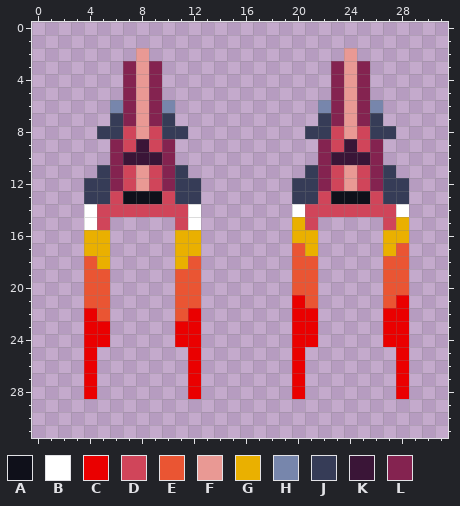
Pixel-art sprite: Assets/Jack's Art Folder/Civilian Ships/civ_racer.png. Above, as it was before the edit.
The file is 32x32 pixels.
Palette (. is transparent): A #0f101a  B #ffffff  C #ea0000  D #d0455a  E #ea5533  F #e99994  G #eab000  H #7786ac  J #363c57  K #3a1537  L #842350
Pixels before, first column x 4:
 2 ....F...............F....
 3 ...LFL.............LFL...
 4 ...LFL.............LFL...
 5 ...LFL.............LFL...
 6 ..HLFLH...........HLFLH..
 7 ..JLFLJ...........JLFLJ..
 8 .JJDFDJJ.........JJDFDJJ.
 9 ..LDKDL...........LDKDL..
10 ..LKKKL...........LKKKL..
11 .JLDFDLJ.........JLDFDLJ.
12 JJLDFDLJJ.......JJLDFDLJJ
13 JJDAAADJJ.......JJDAAADJJ
14 BDDDDDDDB.......BDDDDDDDB
15 BD.....DB.......GD.....DG
16 GG.....GG.......GG.....GG
17 GG.....GG.......EG.....GE
18 EG.....GE.......EE.....EE
19 EE.....EE.......EE.....EE
20 EE.....EE.......EE.....EE
21 EE.....EE.......CE.....EC
22 CE.....EC.......CC.....CC
23 CC.....CC.......CC.....CC
24 CC.....CC.......CC.....CC
25 C.......C.......C.......C
26 C.......C.......C.......C
27 C.......C.......C.......C
28 C.......C.......C.......C
And afterwards:
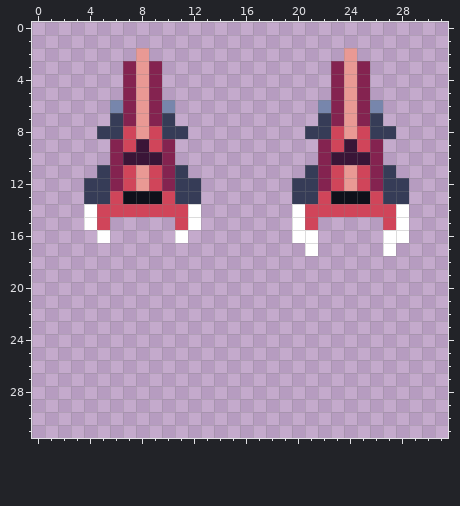
Changes in this commit:
Changed rows in their new state; - is an unchanged pixel.
first column x 4:
15 ----------------B-------B
16 .B-----B.-------BB-----BB
17 ..-----..-------.B-----B.
18 ..-----..-------..-----..
19 ..-----..-------..-----..
20 ..-----..-------..-----..
21 ..-----..-------..-----..
22 ..-----..-------..-----..
23 ..-----..-------..-----..
24 ..-----..-------..-----..
25 .-------.-------.-------.
26 .-------.-------.-------.
27 .-------.-------.-------.
28 .-------.-------.-------.
Boxes around the changes in both pictures, in picture pixels (x1, y1, x2, y2):
changed: (292, 217, 318, 399)
changed: (383, 217, 409, 399)
changed: (84, 230, 110, 399)
changed: (175, 230, 201, 399)
